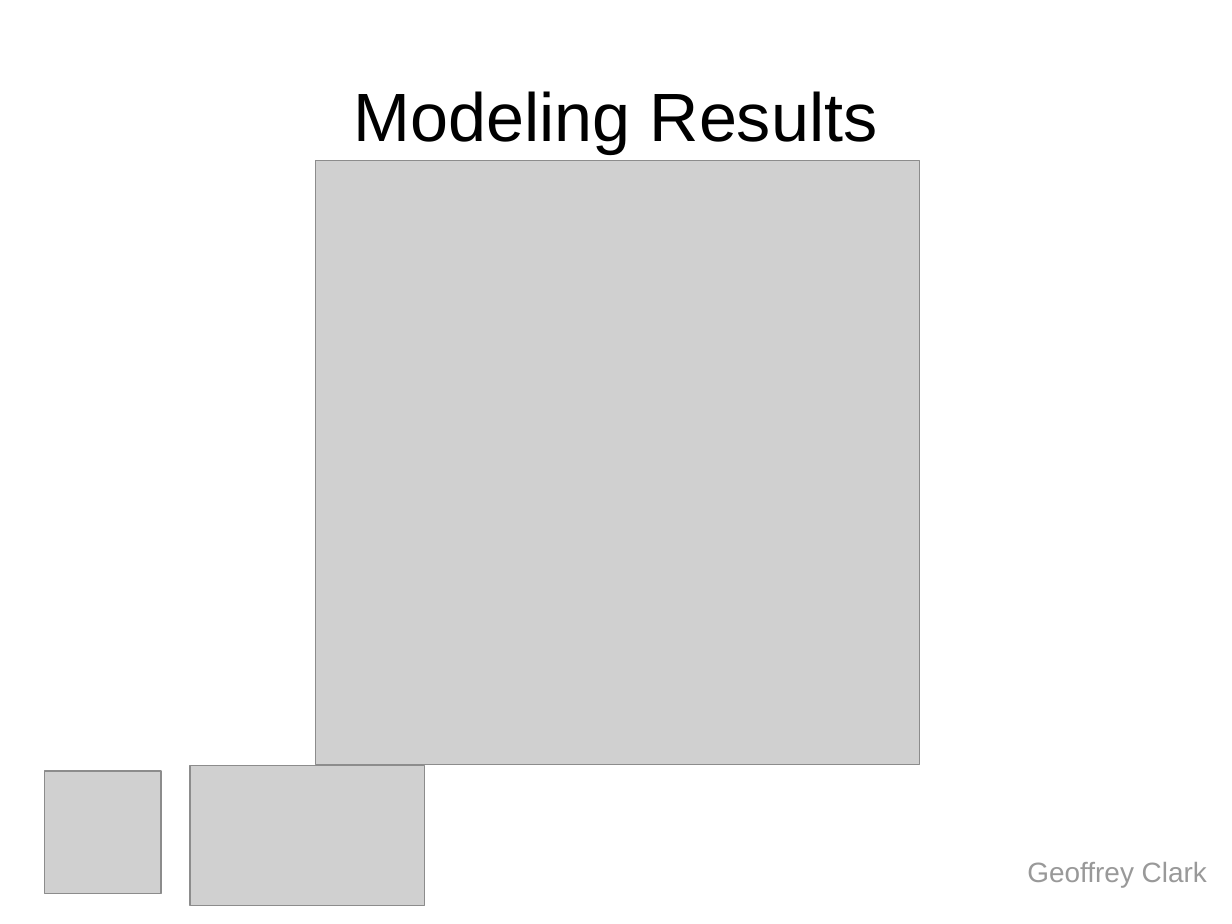
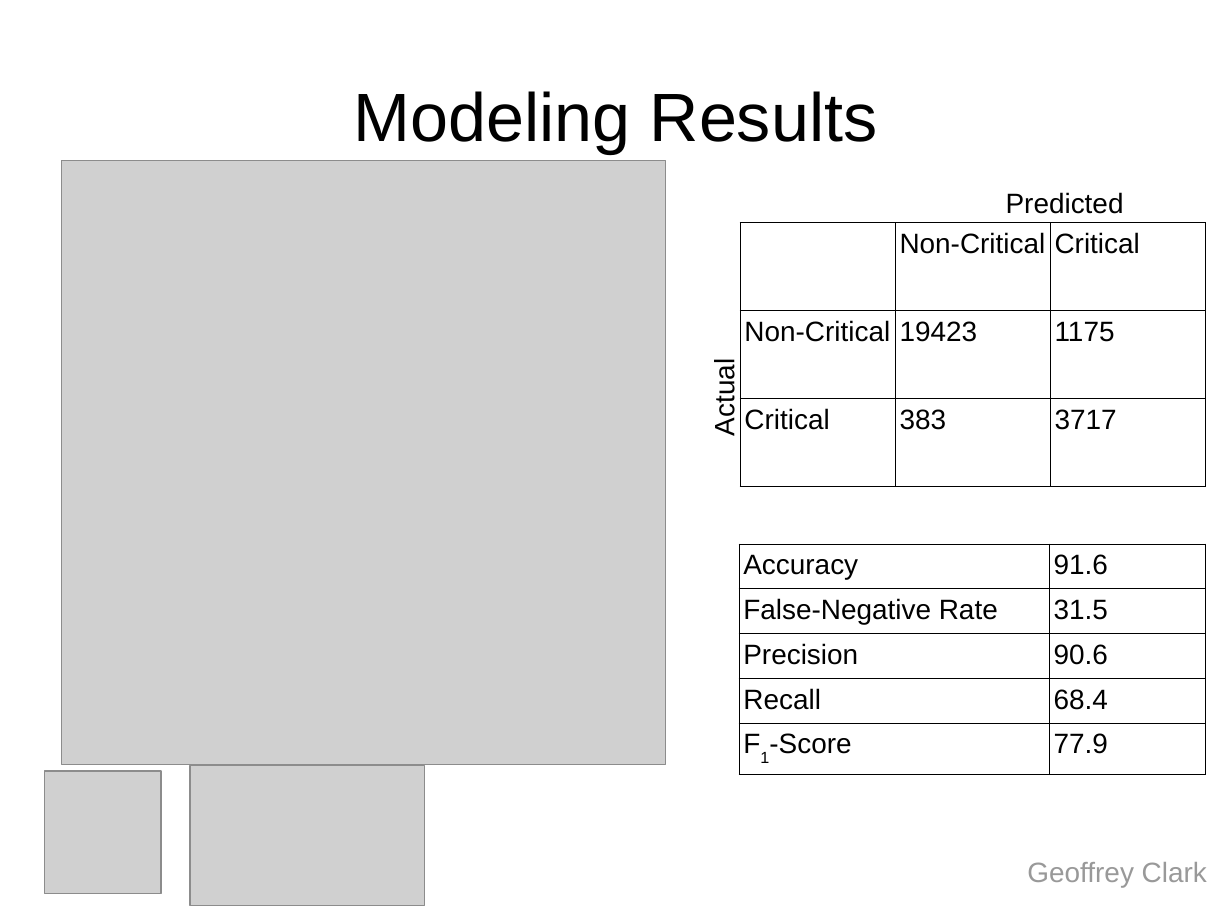
Before and after one commit to gffryclrk/toronto.fire.incident.data, a slide deck: slide 9 of pres/stack.odp. Drawn at 1232x924 pixels with LibreOffice and Linux fonts; fonts in the diff are those of the drawing; grey boxes stand for pictures. Boxes give left, top, right and bottom in pixels: in the first picture for what was removed or moved away, otherwise in the second. Text is boxed around its words. In the diff, an @@ line names an element or a change of style, - is before the commit and + after.

```diff
--- a/pres/stack.odp
+++ b/pres/stack.odp
@@ picture: place and size @@
-picture at [315,160,920,765]
+picture at [61,160,666,765]
@@ text added at [1006,192,1124,214], 18 pt, text #000000 @@
+Predicted
@@ table added at [740,222,1206,486], 3 rows, 3 columns @@
+ | Non-Critical | Critical
+Non-Critical | 19423 | 1175
+Critical | 383 | 3717
@@ text added at [709,366,740,435], 18 pt, text #000000 @@
+Actual
@@ table added at [739,544,1206,767], 5 rows, 2 columns @@
+Accuracy | 91.6
+False-Negative Rate | 31.5
+Precision | 90.6
+Recall | 68.4
+F1-Score | 77.9
```
Also in this commit, not shown: 3 other slides changed, 1 other file.
